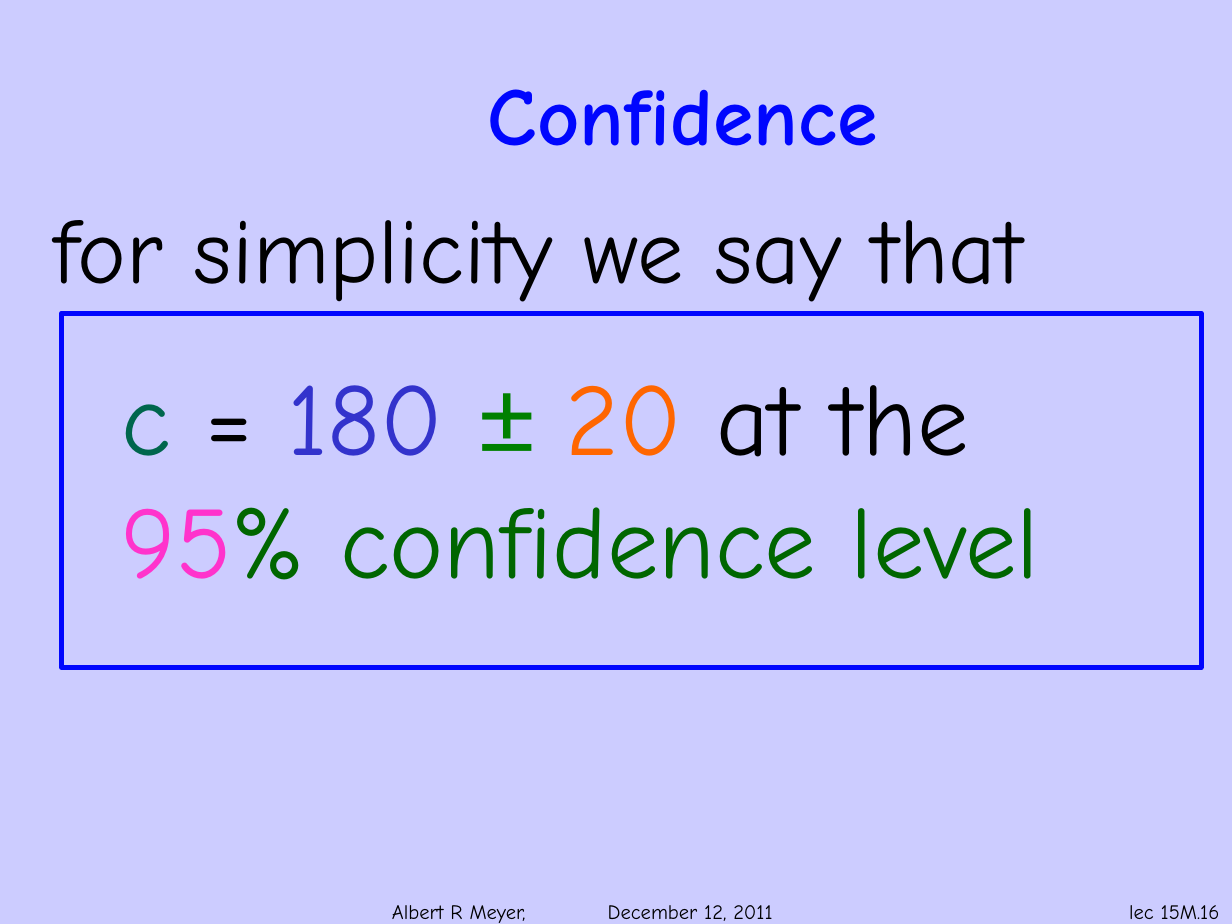
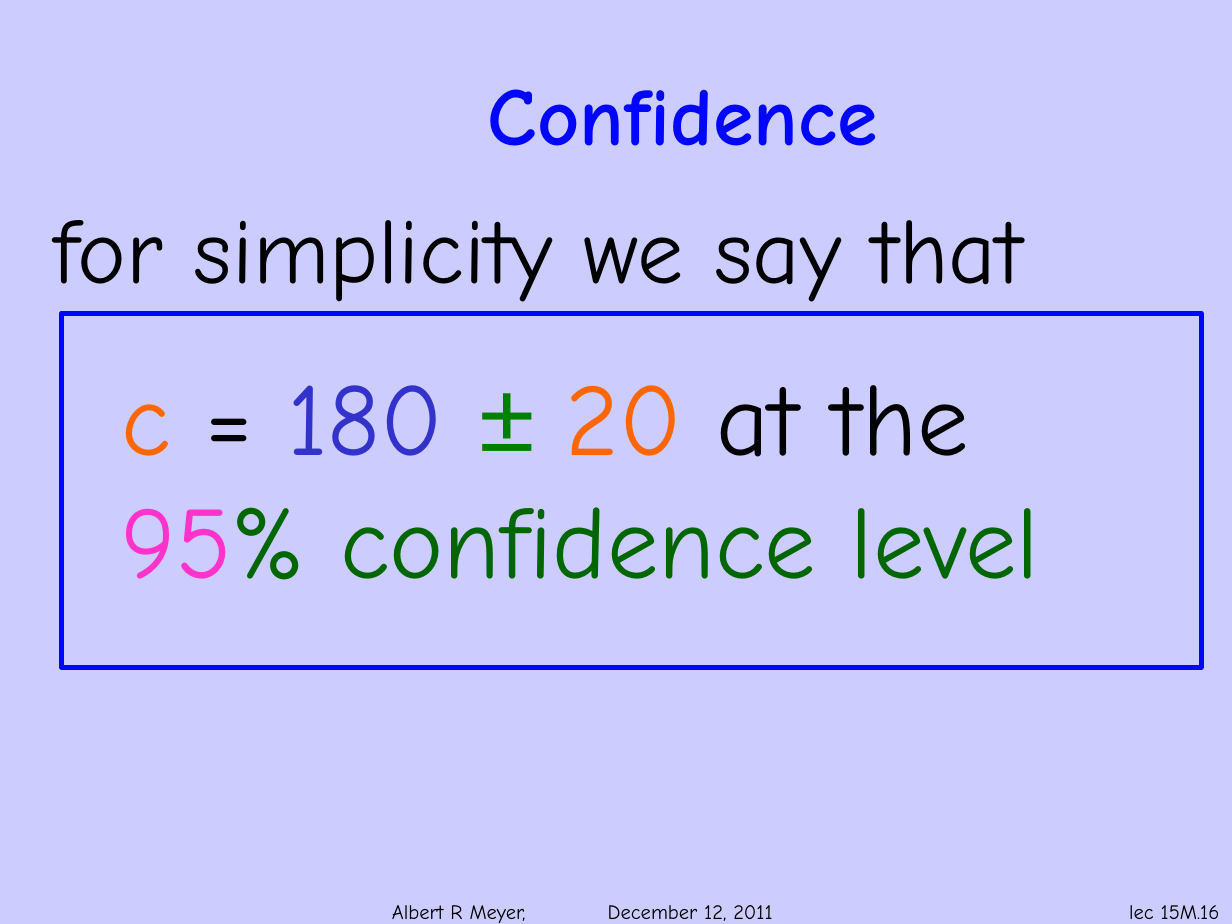
Before and after one commit to armeyer/mcs_web, a slide deck: slide 16 of fall11/slidesF11/slides15m.pptx. Drawn at 1232x924 pixels with LibreOffice and Linux fonts; fonts in the diff are those of the drawing; background and template pictures are left out. Boxes give left, top, right and bottom in pixels: in the first picture for what was removed or moved away, otherwise in the second. Text is boxed around its words. In the diff, an @@ line names an element or a change of style, - is before the commit and + after.

```diff
--- a/fall11/slidesF11/slides15m.pptx
+++ b/fall11/slidesF11/slides15m.pptx
@@ text at <box>122,385,969,457</box>: text colour #00664D to #FF6600 in "c" @@
```
Also in this commit, not shown: 13 other slides changed.
